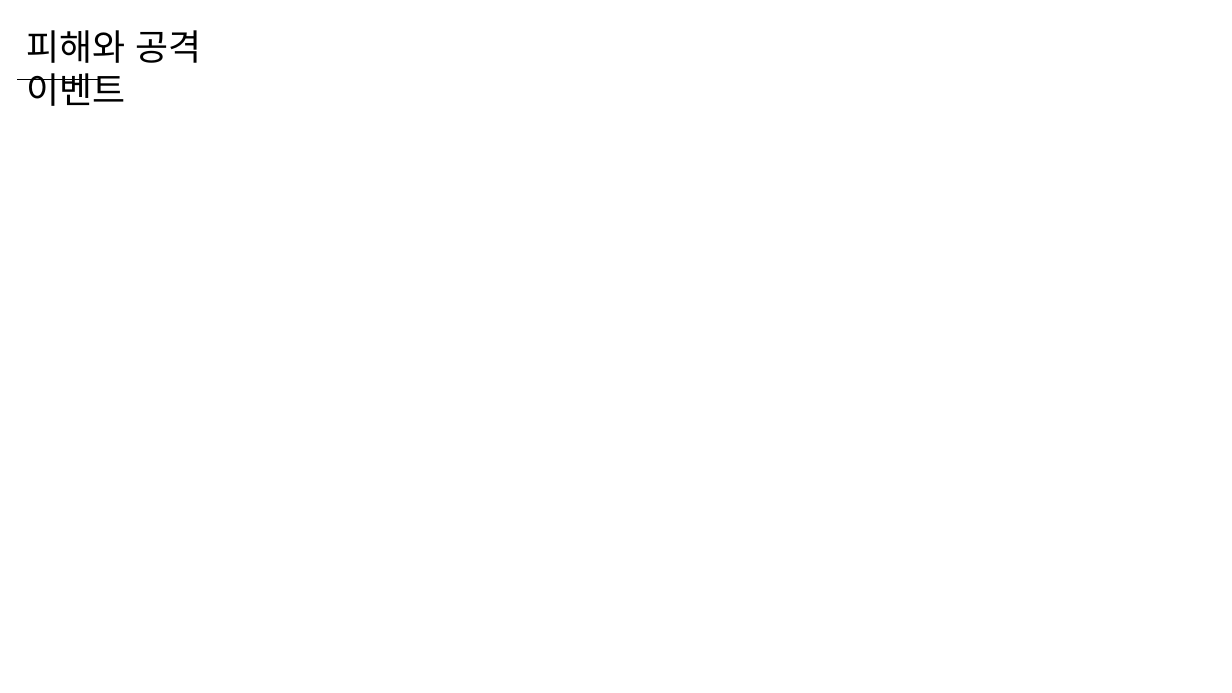
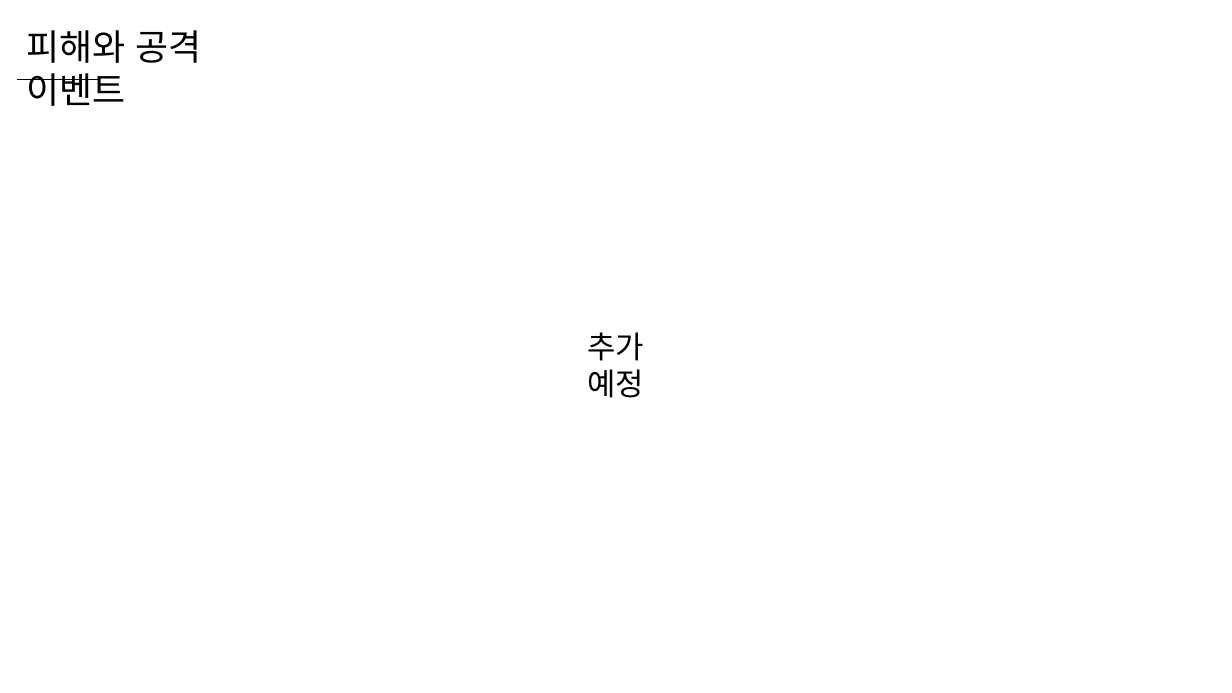
Before and after one commit to WooLyung/2023-Unity-Lecture, a slide deck: slide 25 of Day 5.pptx. Drawn at 1232x693 pixels with LibreOffice and Linux fonts; fonts in the diff are those of the drawing. Boxes give left, top, right and bottom in pixels: in the first picture for what was removed or moved away, otherwise in the second. Text is boxed around its words. In the diff, an @@ line names an element or a change of style, - is before the commit and + after.

```diff
--- a/Day 5.pptx
+++ b/Day 5.pptx
@@ text added at (588, 332, 645, 398), 24 pt, text #000000 @@
+추가 예정
```
Also in this commit, not shown: 2 other slides changed, 18 other files.
